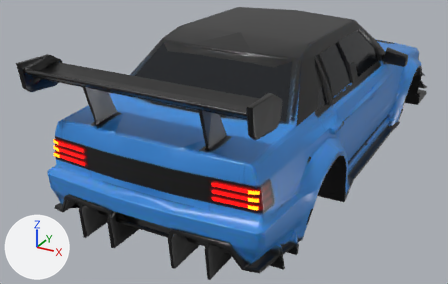
A saved change to the glTF model public/models/jdm.glb.
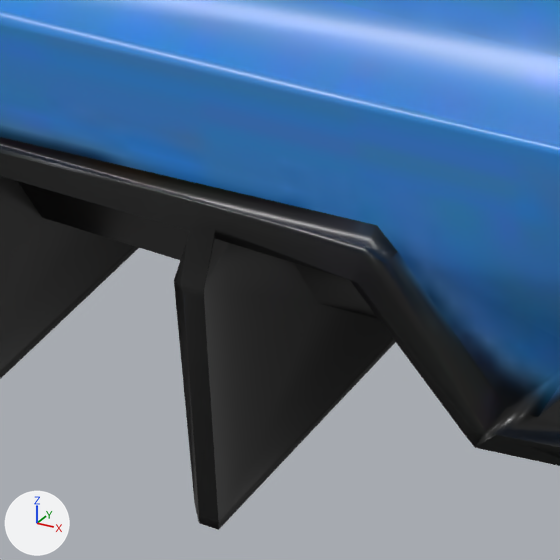
There are two pictures of each version: one whole from a 50 mm lens placed at (2.08, -4.89, 1.84), pointed at (-0.33, -0.52, -0.34), one close up on the part from 41% to 56% of the width and 75% to 100% of the height. Arrows for +X, +Y and +Z are at lower left; the lights stay in place. The first two pictures are the older version.

Names of what the first close-up shows: 'body'.
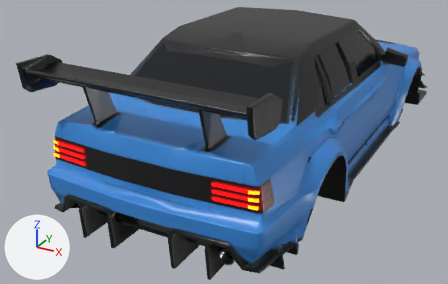
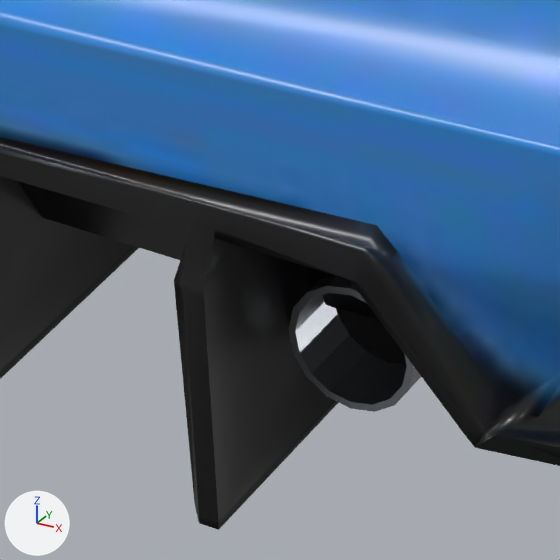
Where the change shows, as pixel boxes (x1, y1, x2, y2) in the close-ups (560 x 560 px):
'exhaust_1', added
    after: (289, 276, 421, 412)
    faces in mat_exhaust (grey #a8acb2): (289, 276, 421, 412)
    faces in mat_soot (black #050505): (336, 308, 406, 364)

What changed in the scene script:
```text
Add mat_soot:
    mat_soot = principled_material('soot')
    mat_soot.base_color = (0.00152, 0.00152, 0.00152)  # black #050505
    mat_soot.roughness = 1.0
Add mat_exhaust:
    mat_exhaust = principled_material('exhaust')
    mat_exhaust.base_color = (0.392, 0.413, 0.445)  # grey #a8acb2
    mat_exhaust.metallic = 0.9
    mat_exhaust.roughness = 0.3
Add me_exhaust_1:
    me_exhaust_1.from_pydata(...)  # 80 vertices, 110 faces; spans x -0.054..0.054, y 0.0..0.4, z -0.054..0.054
    # faces by material slot: [96, 14]
    me_exhaust_1.materials.append(mat_exhaust)  # grey #a8acb2
    me_exhaust_1.materials.append(mat_soot)  # black #050505
Add ob_exhaust_1:
    ob_exhaust_1 = bpy.data.objects.new('exhaust_1', me_exhaust_1)
    ob_exhaust_1.location = (0.55, -2.08, -0.33)
```
